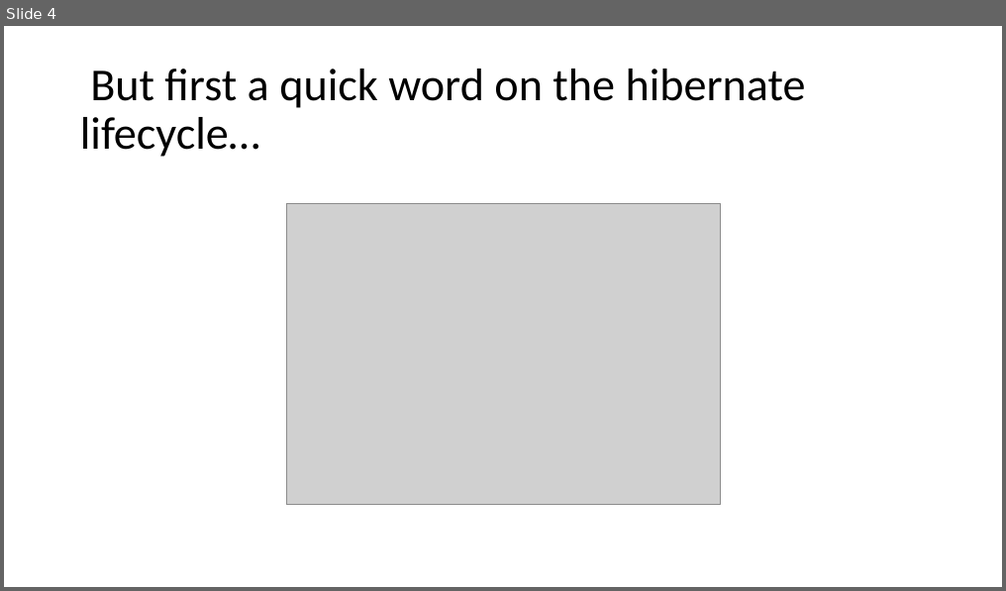
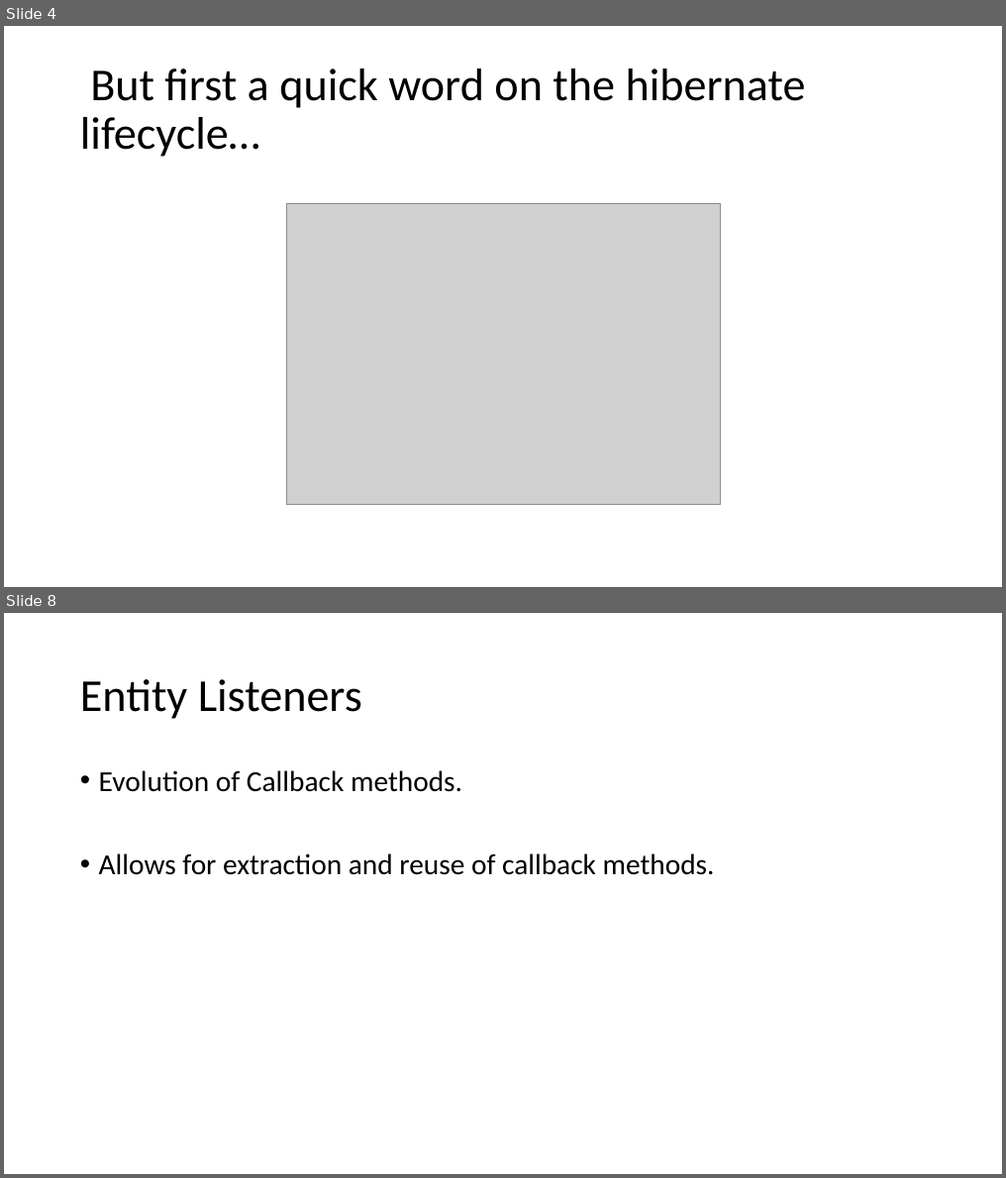
Before and after one commit to sfaria/hibernate_customization_demo, a slide deck: Customizing Hibernate with Annotations.pptx. Shown one above the other, each under a label of ours: slide 4 before the commit, slides 4 and 8 after it; the slides between them are not shown. The pictures are 1006x591 and 1006x1178 pixels, drawn with LibreOffice and Linux fonts; fonts in the diff are those of the drawing; grey boxes stand for pictures. Boxes give left, top, right and bottom in pixels: in the first picture for what was removed or moved away, otherwise in the second. Text is boxed around its words. In the diff, an @@ line names an element or a change of style, - is before the commit and + after.

```diff
--- a/Customizing Hibernate with Annotations.pptx
+++ b/Customizing Hibernate with Annotations.pptx
@@ slide 8 added at box(4, 613, 1002, 1174), background #FFFFFF @@
@@ title added at box(80, 679, 362, 719), 44 pt, text #000000 @@
+Entity Listeners
@@ text added at box(99, 770, 715, 875), 28 pt, text #000000 @@
+• Evolution of Callback methods.
+• Allows for extraction and reuse of callback methods.
```
Also in this commit, not shown: 6 other slides added, 1 other file.
